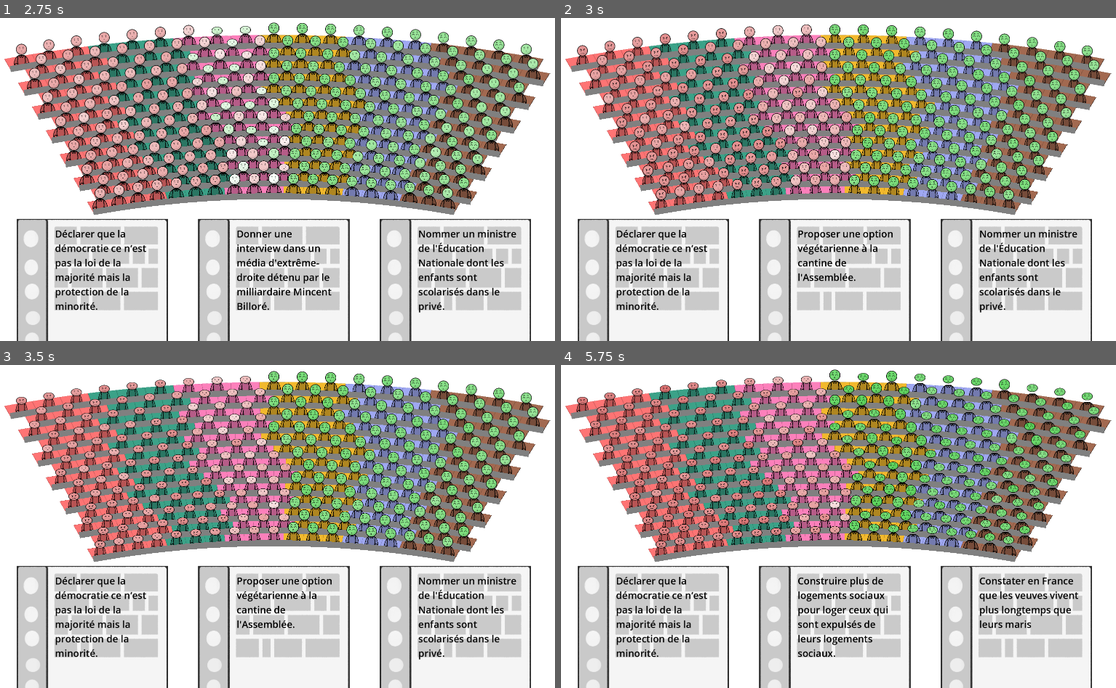
Above: before the commit, frames 1-4 (two rows, left to right).
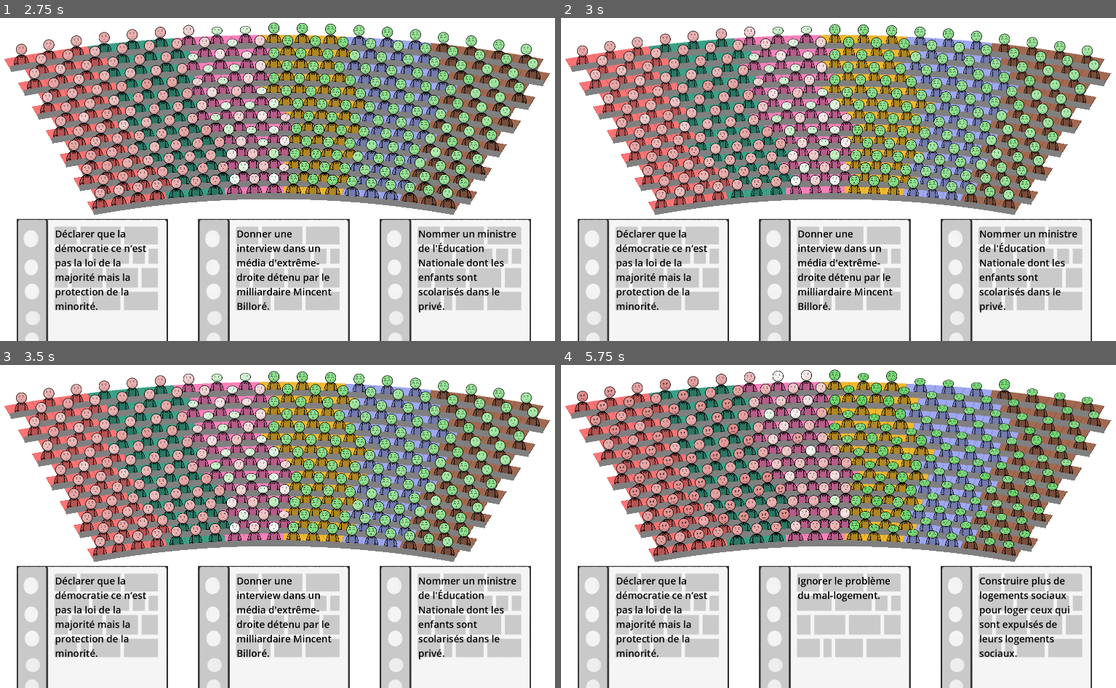
Above: after the commit, the same moments.

Repository: remimorvan/assemblee-nationale-simulator
Game: Godot game, scene res://scenes/game.tscn
Two runs of this game, one before a commit and one after it. Both use one fixed random seed, a clock stepped at 60 frames per second and the inputs below.
Inputs (mouse positions are in pixels of both pictures, inside the frame that each line leads up to):
- Up to frame 1 (2.75 s): tap Enter at 0.5 s; move the mouse to (94, 318) at 0.52 s; click (94, 318) at 0.67 s; move the mouse to (271, 318) at 1.27 s; click (271, 318) at 1.42 s; move the mouse to (455, 318) at 2.02 s; click (455, 318) at 2.17 s
- Up to frame 2 (3 s): move the mouse to (832, 318) at 2.77 s; click (832, 318) at 2.92 s
- Up to frame 3 (3.5 s): no input
- Up to frame 4 (5.75 s): move the mouse to (1016, 665) at 3.52 s; click (1016, 665) at 3.67 s; move the mouse to (832, 665) at 4.27 s; click (832, 665) at 4.42 s; move the mouse to (1016, 665) at 5.02 s; click (1016, 665) at 5.17 s

Frame 1 is identical in both runs. In frame 2, 6.1% of the frame differs, in the area x 2-97%, y 2-91%; in frame 3, 9.8%; in frame 4, 19%, in the area x 2-98%, y 1-91%.

Commit message:
day logic

Diff:
--- a/scripts/card.gd
+++ b/scripts/card.gd
@@ -49,7 +49,7 @@
 	hovered = false
 
 func _on_input_event(viewport: Node, event: InputEvent, shape_idx: int) -> void:
-	if event is InputEventMouseButton and event.is_pressed() and event.button_index == MOUSE_BUTTON_LEFT:
+	if event is InputEventMouseButton and event.is_pressed() and event.button_index == MOUSE_BUTTON_LEFT and not Player.transition_between_days:
 		for mp in get_tree().get_nodes_in_group("MP"):
 			mp.change_approval(get_approval_change(PoliticalGroup[mp.group_id]))
 		Player.incr_nb_card_played()
--- a/scripts/player.gd
+++ b/scripts/player.gd
@@ -5,6 +5,7 @@
 
 var hand: Array[Area2D] = [] # Cards in hand
 var total_nb_card_played: int = 0
+var transition_between_days: bool = false
 
 # Called when the node enters the scene tree for the first time.
 func _ready() -> void:
@@ -46,6 +47,17 @@
 func get_current_day() -> int:
 	return total_nb_card_played/3
 
+func is_new_day() -> int:
+	return total_nb_card_played % 3 == 0
+
 func incr_nb_card_played() -> void:
 	total_nb_card_played += 1
-	print("Day " + str(get_current_day()))
+	if is_new_day():
+		print("Day " + str(get_current_day()))
+		transition_between_days = true
+		await get_tree().create_timer(1).timeout
+		transition_between_days = false
+		trigger_journal()
+
+func trigger_journal() -> void:
+	print("TODO: JOURNAL")
